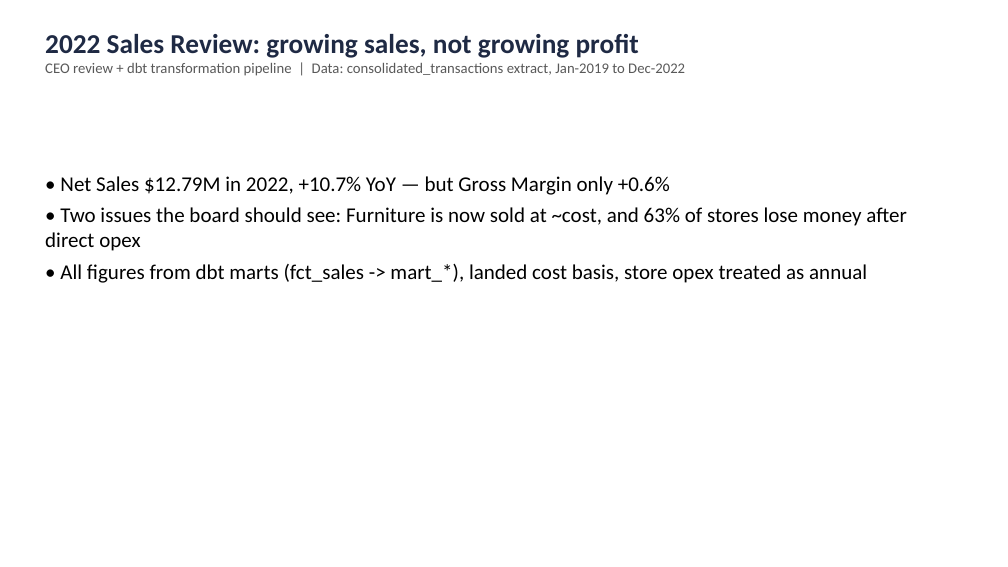
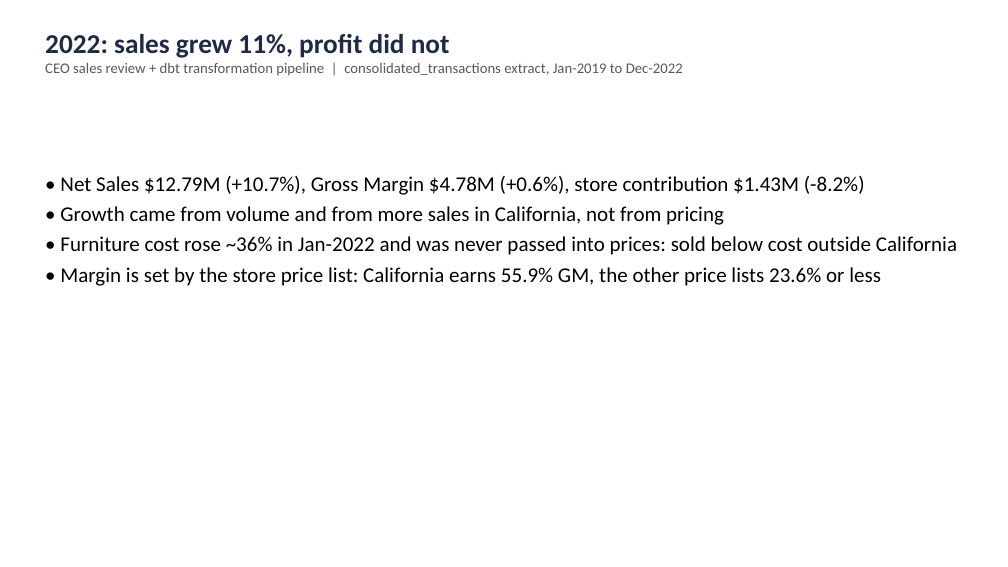
Before and after one commit to GaetyCodes/dbt-test-assignment, a slide deck: slide 1 of deliverables/ceo_sales_review.pptx. Drawn at 1008x567 pixels with LibreOffice and Linux fonts; fonts in the diff are those of the drawing. Boxes give left, top, right and bottom in pixels: in the first picture for what was removed or moved away, otherwise in the second. Text is boxed around its words. In the diff, an @@ line names an element or a change of style, - is before the commit and + after.

```diff
--- a/deliverables/ceo_sales_review.pptx
+++ b/deliverables/ceo_sales_review.pptx
@@ text at [45,34,683,76]: text changed @@
-2022 Sales Review: growing sales, not growing profit
-CEO review + dbt transformation pipeline | Data: consolidated_transactions extract, Jan-2019 to Dec-2022
+2022: sales grew 11%, profit did not
+CEO sales review + dbt transformation pipeline | consolidated_transactions extract, Jan-2019 to Dec-2022
@@ text at [60,176,957,286]: text changed @@
-• Net Sales $12.79M in 2022, +10.7% YoY — but Gross Margin only +0.6%
-• Two issues the board should see: Furniture is now sold at ~cost, and 63% of stores lose money after direct opex
-• All figures from dbt marts (fct_sales -> mart_*), landed cost basis, store opex treated as annual
+• Net Sales $12.79M (+10.7%), Gross Margin $4.78M (+0.6%), store contribution $1.43M (-8.2%)
+• Growth came from volume and from more sales in California, not from pricing
+• Furniture cost rose ~36% in Jan-2022 and was never passed into prices: sold below cost outside California
+• Margin is set by the store price list: California earns 55.9% GM, the other price lists 23.6% or less
```
Also in this commit, not shown: 7 other slides changed, 4 slides added, 4 slides removed, 2 other files.
